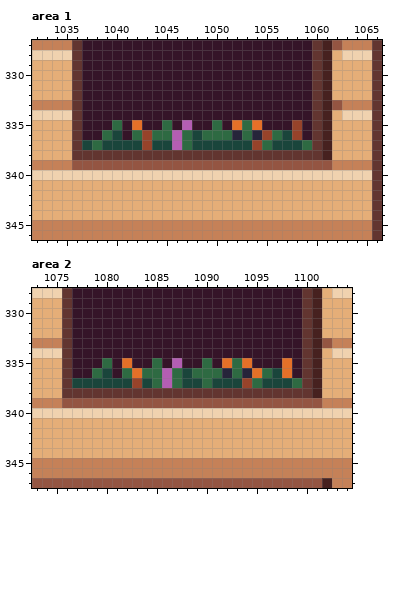
Pixel-art file, stored at Sprites/HomeTown-BuidingsALL.aseprite. That is the earlier state.
2500x400 pixels, 1 frame. Shown: area 1: x 1032..1066, y 327..346; area 2: x 1073..1104, y 328..347. The commit also changed other parts of the picture, which this record leaves out.
Once edited:
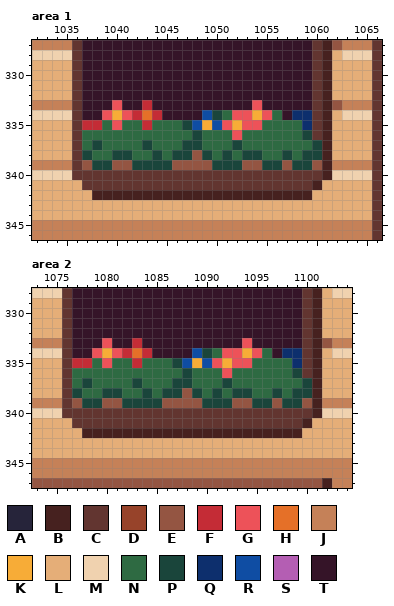
Palette (. is transparent): A #26243a  B #46211f  C #623530  D #97432a  E #945542  F #c42c36  G #ed5259  H #e57028  J #c58158  K #f7ac37  L #e5ae78  M #f0d2af  N #2e6a42  P #1a453b  Q #0d2f6d  R #0f4da3  S #b45eb3  T #351428
Edits made:
Changed rows in their new state; - is an unchanged pixel.
Area 1:
first column x 1036:
333 ----G--F----------G-------
334 ---GKGFHF----RPNGGKGN-QQ--
335 -FFNGNNFN-NPRKRGKGGNNNNQ--
336 -NN-NN-N--N-----G-NN-NNP--
337 -NPNNNNPNNNP-NNN-NN-NNN-P-
338 -PNNPPNNPNPPEPNPNPPNNPNPP-
339 C-PP--PPPP----PPP--PP-PP-B
340 CCCCCCCCCCCCCCCCCCCCCCCCCB
341 -CCCCCCCCCCCCCCCCCCCCCCCB-
342 --BBBBBBBBBBBBBBBBBBBBBB--
Area 2:
first column x 1076:
333 ----G--F----------G-------
334 ---GKGFHF----RPNGGKGN-QQ--
335 -FFNGNNFN-NPRKRGKGGNNNNQ--
336 -NN-NN-N--N-----G-NN-NNP--
337 -N-NNNNPN-NP-N-N-NN-NNN-P-
338 -PNNPPNNPNPPEPNPNPPNNPNPP-
339 C-PP--PPPP----PPP--PP-PP-B
340 CCCCCCCCCCCCCCCCCCCCCCCCCB
341 -CCCCCCCCCCCCCCCCCCCCCCCB-
342 --BBBBBBBBBBBBBBBBBBBBBB--
